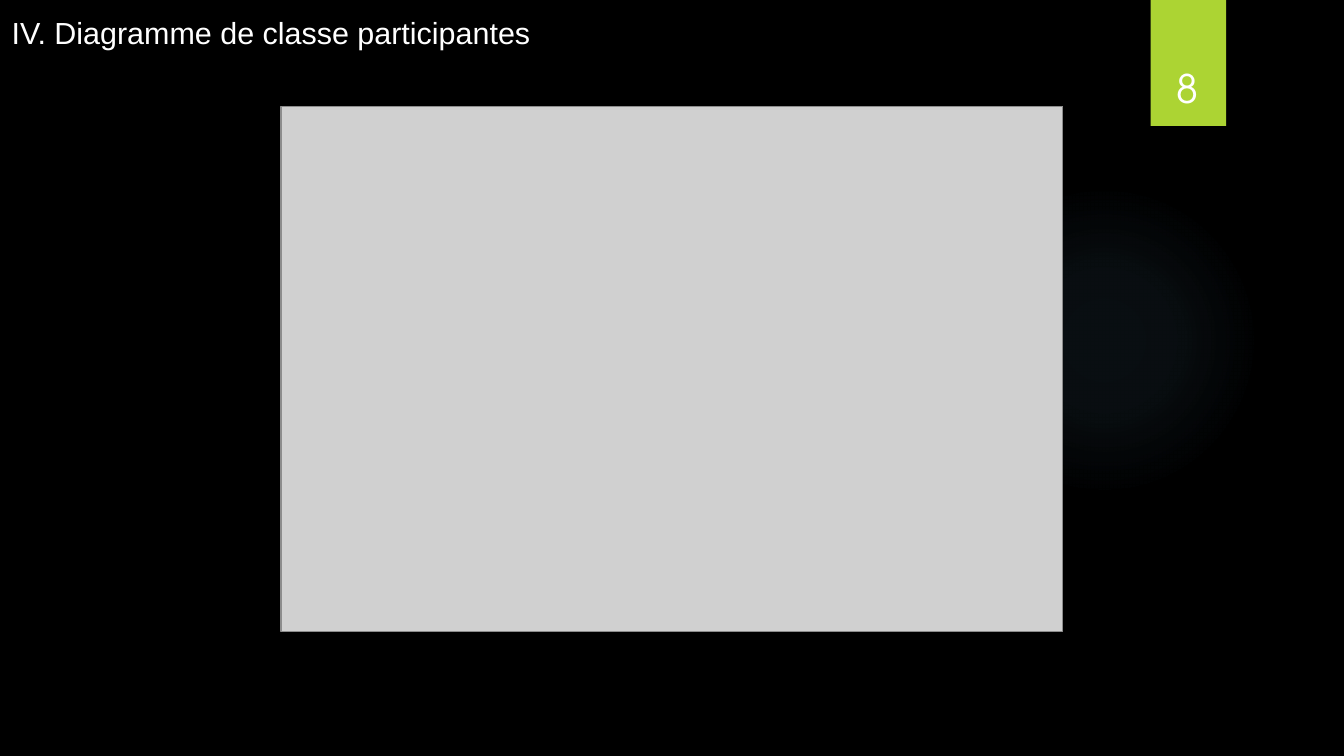
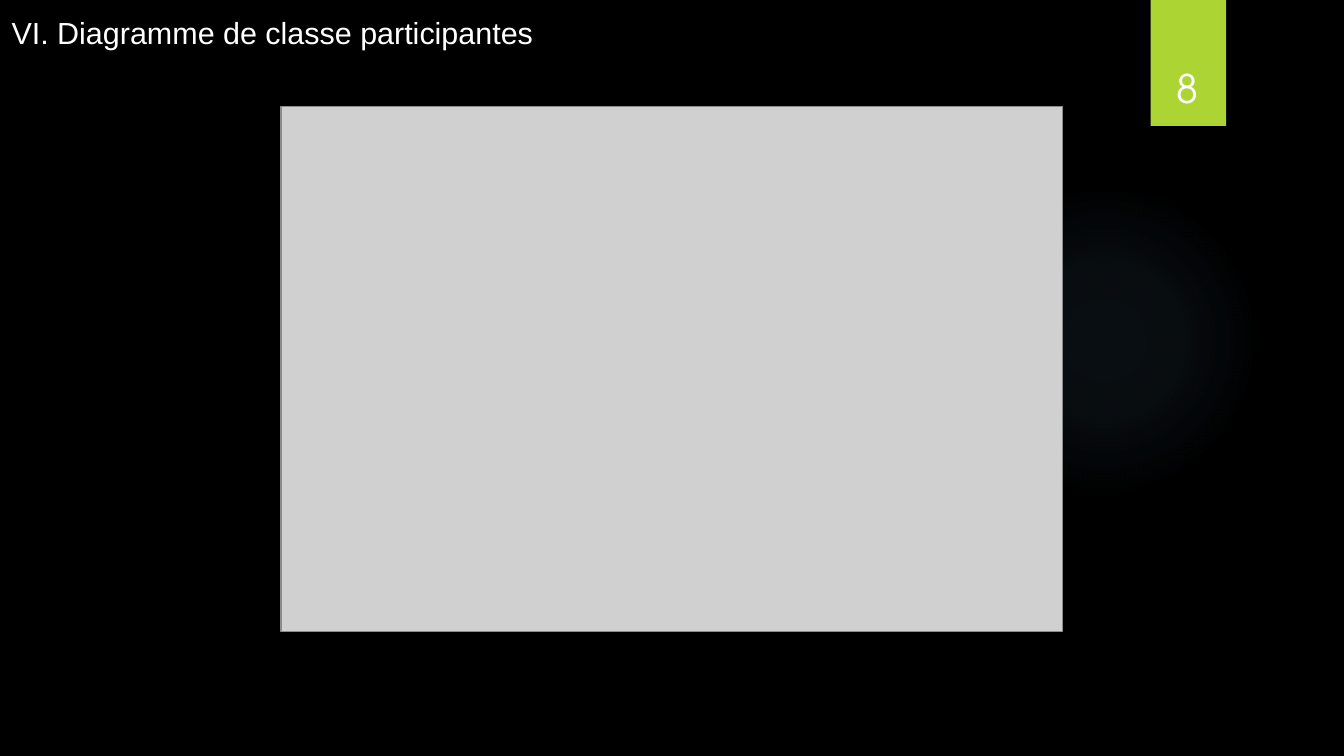
Before and after one commit to Idricealy/JeuZoo, a slide deck: slide 8 of src/doc/Presentation.pptx. Drawn at 1344x756 pixels with LibreOffice and Linux fonts; fonts in the diff are those of the drawing; grey boxes stand for pictures; background and template pictures are left out. Boxes give left, top, right and bottom in pixels: in the first picture for what was removed or moved away, otherwise in the second. Text is boxed around its words. In the diff, an @@ line names an element or a change of style, - is before the commit and + after.

```diff
--- a/src/doc/Presentation.pptx
+++ b/src/doc/Presentation.pptx
@@ text at <box>12,22,533,50</box>: text changed @@
-IV. Diagramme de classe participantes
+VI. Diagramme de classe participantes
```
Also in this commit, not shown: 2 other slides changed, 1 other file.
